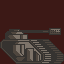
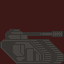
Layered file, before and after one edit (64×64). Changes by layer:
painted on "Pasted Layer" over [1, 30, 63, 63]
renamed "Layer" to "Pasted Layer #1", painted on it over [17, 28, 63, 37]
